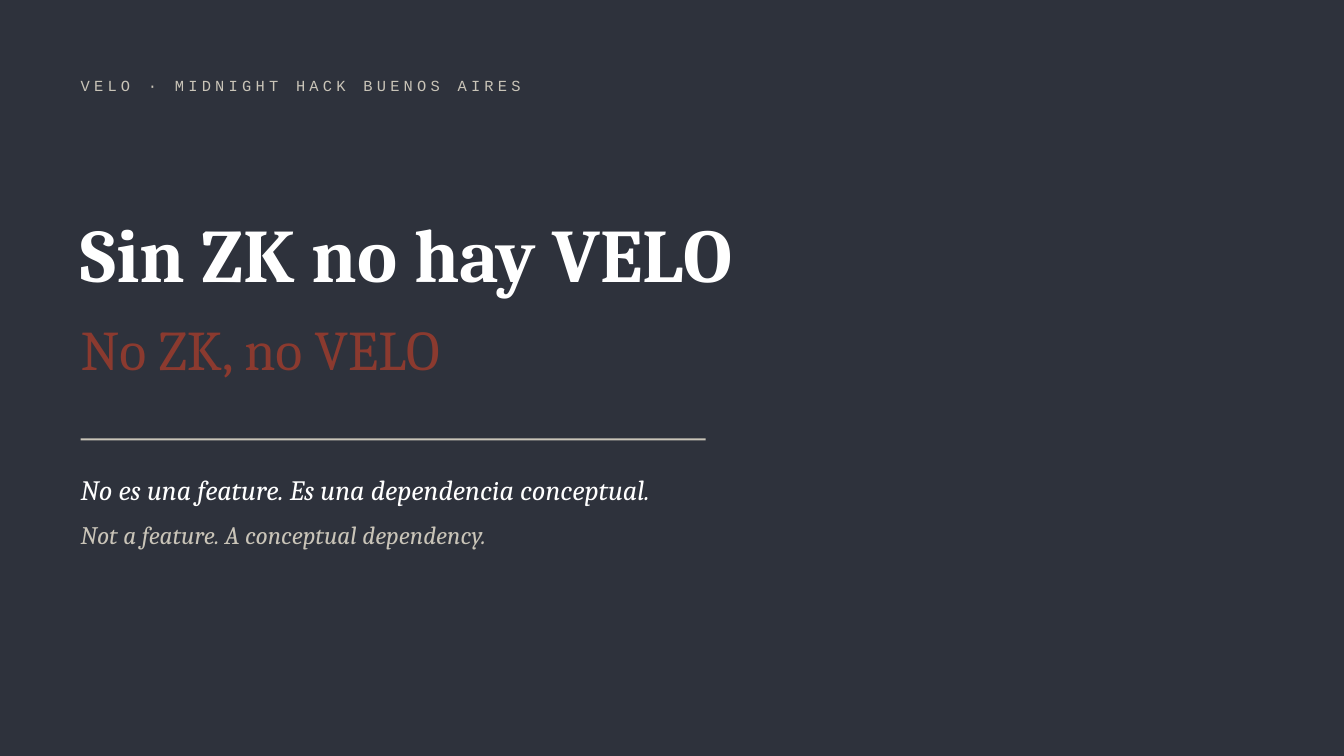
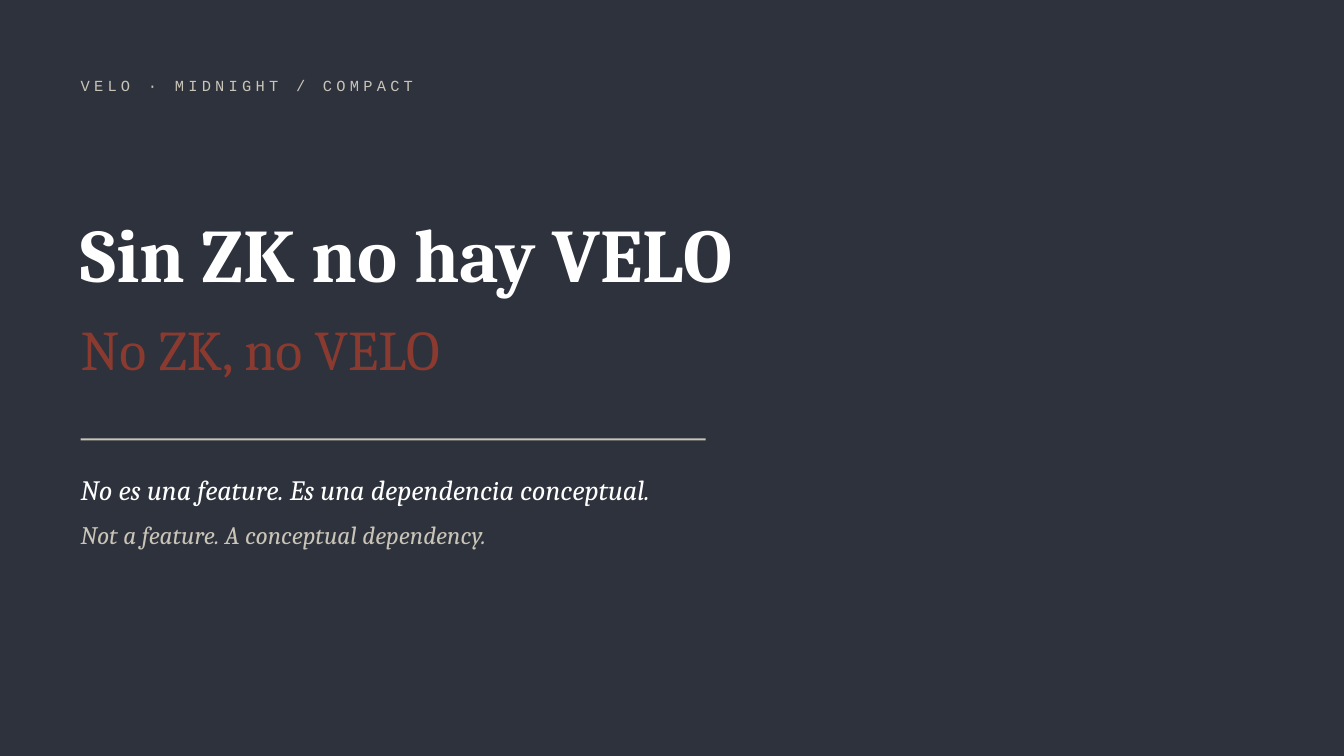
Before and after one commit to annatchijova/velo, a slide deck: slide 1 of docs/velo-sin-zk-no-hay-velo.pptx. Drawn at 1344x756 pixels with LibreOffice and Linux fonts; fonts in the diff are those of the drawing. Boxes give left, top, right and bottom in pixels: in the first picture for what was removed or moved away, otherwise in the second. Text is boxed around its words. In the diff, an @@ line names an element or a change of style, - is before the commit and + after.

```diff
--- a/docs/velo-sin-zk-no-hay-velo.pptx
+++ b/docs/velo-sin-zk-no-hay-velo.pptx
@@ text at <box>81,80,413,91</box>: text changed @@
-VELO · MIDNIGHT HACK BUENOS AIRES
+VELO · MIDNIGHT / COMPACT
```
Also in this commit, not shown: 36 other files.
